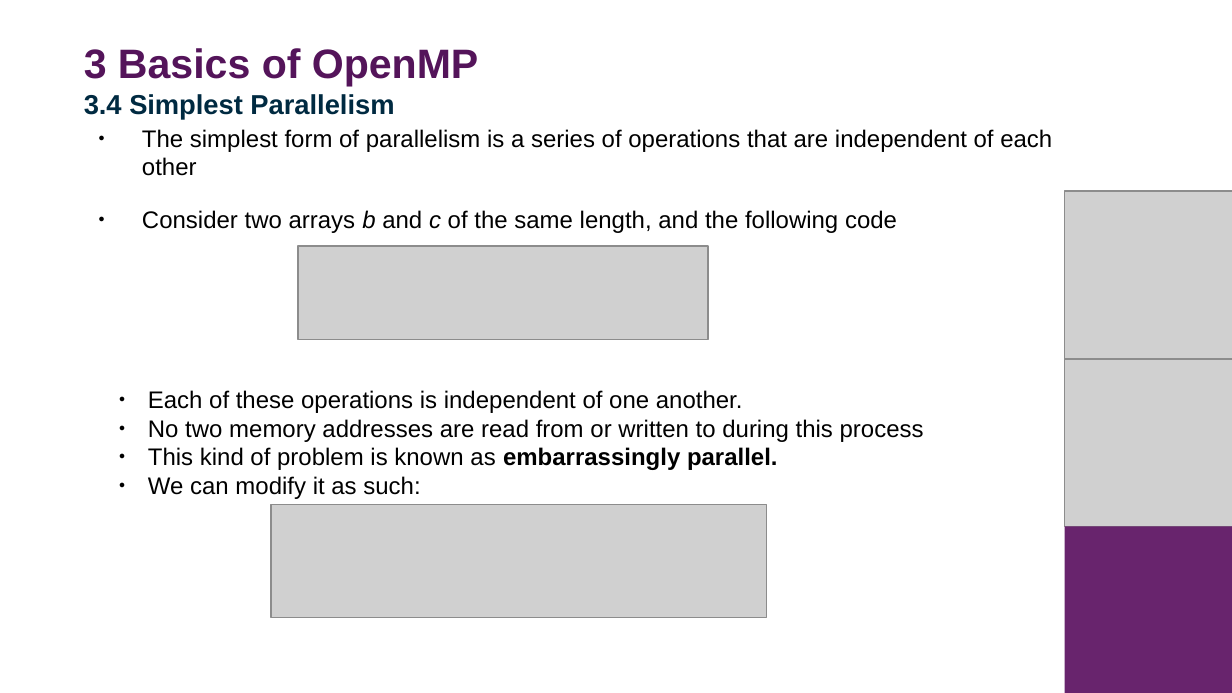
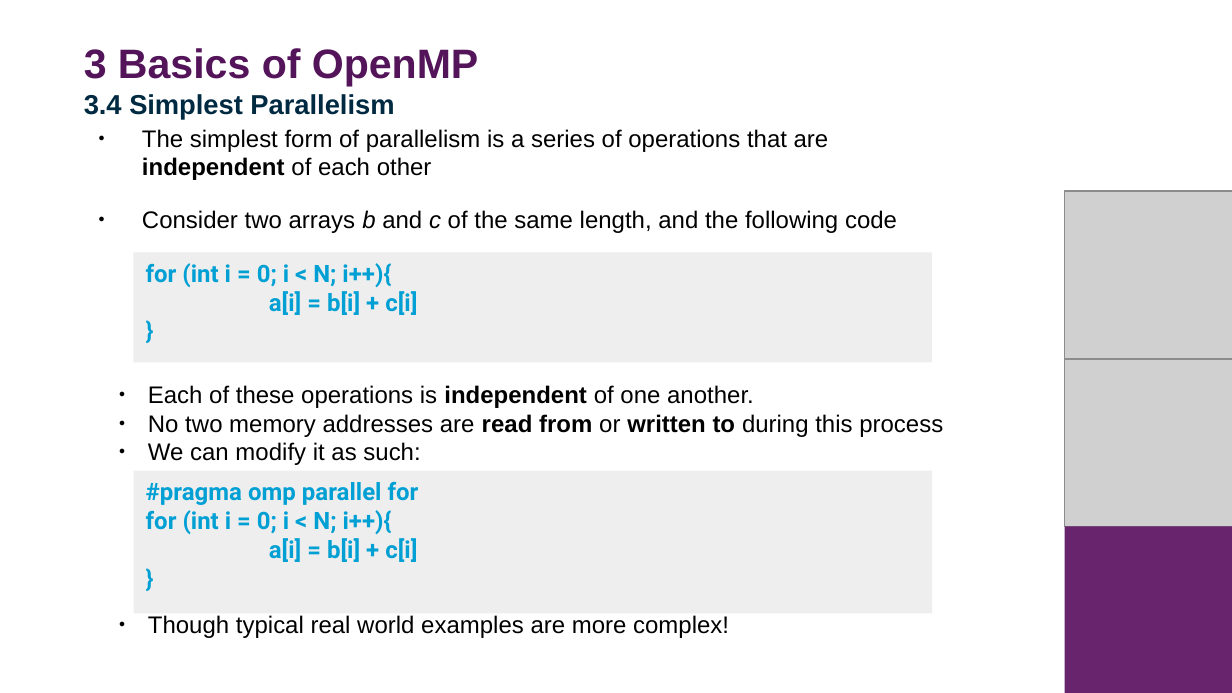
Before and after one commit to DurhamARC-Training/BasicParallelProgramming, a slide deck: slide 66 of OpenMPMPIShortCourse_Winter2025.odp. Drawn at 1232x693 pixels with LibreOffice and Linux fonts; fonts in the diff are those of the drawing; grey boxes stand for pictures; background and template pictures are left out. Boxes give left, top, right and bottom in pixels: in the first picture for what was removed or moved away, otherwise in the second. Text is boxed around its words. In the diff, an @@ line names an element or a change of style, - is before the commit and + after.

Commit message:
finishing scheduling example and OpenMP slides

```diff
--- a/OpenMPMPIShortCourse_Winter2025.odp
+++ b/OpenMPMPIShortCourse_Winter2025.odp
@@ text at (142, 129, 829, 180): bold on in "independent" @@
@@ rectangle added at (133, 253, 931, 362), fill #EEEEEE, 14 pt, text #009FD4, bold @@
+for (int i = 0; i < N; i++){
+a[i] = b[i] + c[i]
+}
@@ picture removed at (298, 246, 708, 340) @@
@@ text at (148, 385, 943, 437): bold on in "independent", "read from written to" @@
@@ text at (148, 447, 778, 470): paragraph removed @@
-● This kind of problem is known as embarrassingly parallel.
@@ rectangle added at (133, 471, 931, 614), fill #EEEEEE, 14 pt, text #009FD4, bold @@
+#pragma omp parallel for
+for (int i = 0; i < N; i++){
+a[i] = b[i] + c[i]
+}
@@ picture removed at (271, 504, 766, 617) @@
@@ text at (148, 615, 729, 638): paragraph added @@
+● Though typical real world examples are more complex!
```
Also in this commit, not shown: 15 other slides changed, 6 slides added, 2 slides removed, 2 other files.
